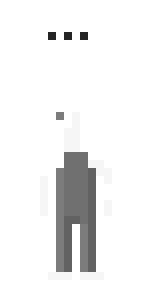
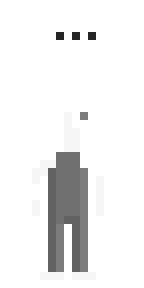
Revision of a layered 144 x 288 image; what changed, layer by layer:
added group "left" with 1 layers above "right" over box(32, 32, 112, 280)
hid "Layer 2 copy", moved it into group "left" over box(32, 32, 112, 280)
added group "right" with 1 layers above "Color Fill 1" over box(32, 32, 104, 280)
added layer "Layer 2 copy 2" in group "right" over box(32, 32, 104, 280)
